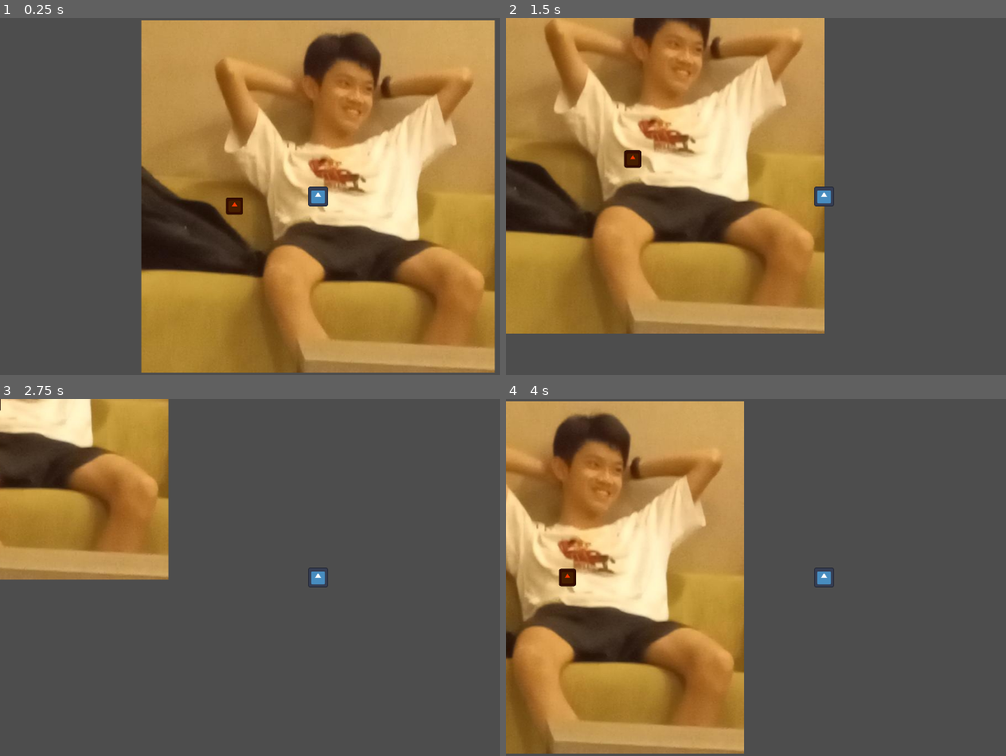
Above: before the commit, frames 1-4 (two rows, left to right).
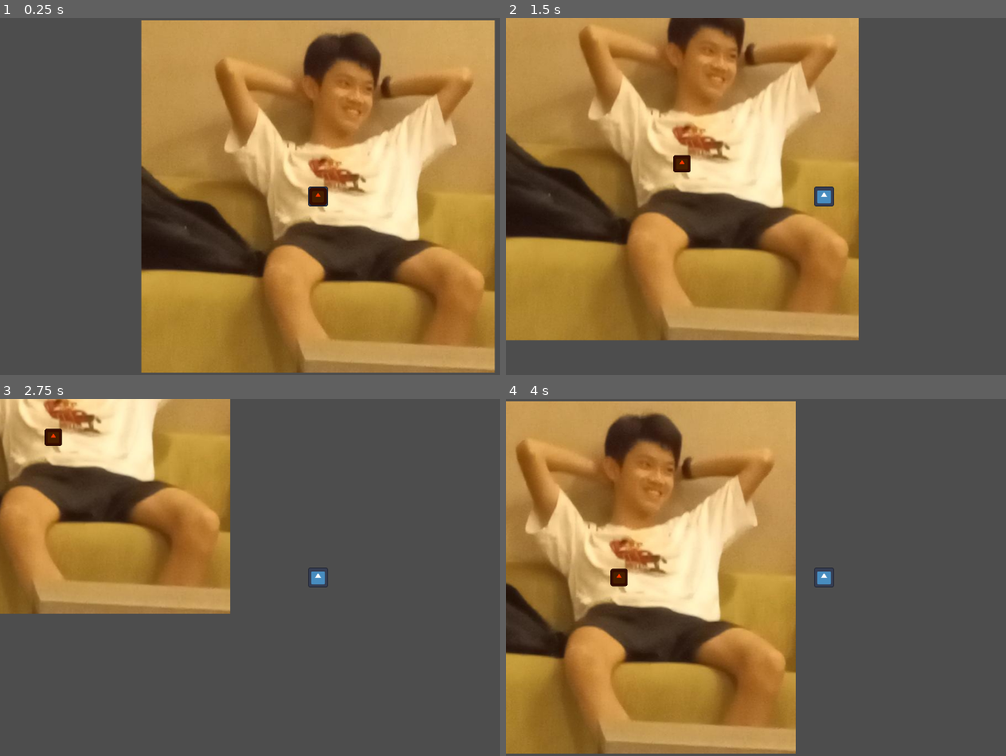
Above: after the commit, the same moments.

Repository: Darr3n2GG/guns
Game: Godot game, scene res://Worlds/movement_test.tscn
Two runs of this game, one before a commit and one after it. Both use one fixed random seed, a clock stepped at 60 frames per second and the inputs below. The project has no main scene, so this scene is started directly. The engine's default icon, where the game draws it, is replaced by a stand-in: a white triangle on a blue panel in a dark square.
Inputs:
- Up to frame 1 (0.25 s): no input
- Up to frame 2 (1.5 s): hold D (move_right) 0.53-1.28 s; hold S (move_down) from 1.28 s (still down)
- Up to frame 3 (2.75 s): release S (move_down) at 2.03 s; hold D (move_right) from 2.03 s (still down)
- Up to frame 4 (4 s): release D (move_right) at 2.78 s; hold W (move_up) 2.78-3.53 s; hold A (move_left) from 3.53 s (still down)

The runs differ from the first frame. In frame 1, 0.3% of the frame differs, in the area x 45-66%, y 47-56%; in frame 2, 36%; in frame 3, 25%; in frame 4, 41%, in the area x 0-58%, y 0-100%.
Error in both runs: Invalid access to property or key 'global_position' on a base object of type 'null instance'. (res://Resources/Global.gd:6)

Commit message:
tweaked components and other stuff

Diff:
--- a/Characters/Enemy/Enemy.gd
+++ b/Characters/Enemy/Enemy.gd
@@ -1,6 +1,10 @@
 extends Sprite2D
 
-@export var SPEED = 100
+@export var speed = 100
+var direction = Vector2.ZERO
 
 func _physics_process(delta: float) -> void:
-	global_position = global_position.move_toward(Global.player_pos , delta * SPEED)
+
+	global_position = global_position.move_toward(Global.player_pos , delta * speed)
+
+	direction = global_position.move_toward(Global.player_pos , delta)
--- a/Characters/Enemy/enemy.tscn
+++ b/Characters/Enemy/enemy.tscn
@@ -1,20 +1,33 @@
-[gd_scene load_steps=4 format=3 uid="uid://coh8mkkhugwh5"]
+[gd_scene load_steps=8 format=3 uid="uid://coh8mkkhugwh5"]
 
 [ext_resource type="Texture2D" uid="uid://borr41by1trmb" path="res://icon.svg" id="1_ip7t2"]
 [ext_resource type="Script" path="res://Characters/Enemy/Enemy.gd" id="2_skerx"]
+[ext_resource type="PackedScene" uid="uid://bpdrkkdpu1hoc" path="res://Resources/Component/health_component.tscn" id="3_286cl"]
+[ext_resource type="PackedScene" uid="uid://dc560d02gq12i" path="res://Resources/Component/hitbox_component.tscn" id="4_eqe5m"]
+[ext_resource type="PackedScene" uid="uid://c8f6t6wa8tuwh" path="res://Resources/Component/Hurtbox_Component.tscn" id="5_g062m"]
 
-[sub_resource type="RectangleShape2D" id="RectangleShape2D_lb8fa"]
-size = Vector2(128, 129)
+[sub_resource type="RectangleShape2D" id="RectangleShape2D_qu5u3"]
+size = Vector2(127.8, 127.8)
+
+[sub_resource type="RectangleShape2D" id="RectangleShape2D_hd1da"]
+size = Vector2(127.8, 127.8)
 
 [node name="Enemy" type="Sprite2D"]
 modulate = Color(1, 0.223529, 0, 1)
-position = Vector2(-176, 20)
 scale = Vector2(0.24363, 0.24363)
 texture = ExtResource("1_ip7t2")
 script = ExtResource("2_skerx")
 
-[node name="Area2D" type="Area2D" parent="."]
+[node name="HealthComponent" parent="." instance=ExtResource("3_286cl")]
 
-[node name="CollisionShape2D" type="CollisionShape2D" parent="Area2D"]
-position = Vector2(0, -0.5)
-shape = SubResource("RectangleShape2D_lb8fa")
+[node name="HitboxComponent" parent="." node_paths=PackedStringArray("hc") instance=ExtResource("4_eqe5m")]
+hc = NodePath("../HealthComponent")
+
+[node name="CollisionShape2D" type="CollisionShape2D" parent="HitboxComponent"]
+shape = SubResource("RectangleShape2D_qu5u3")
+
+[node name="Hurtbox_Component" parent="." instance=ExtResource("5_g062m")]
+knockback_multiplier = 100.0
+
+[node name="CollisionShape2D" type="CollisionShape2D" parent="Hurtbox_Component"]
+shape = SubResource("RectangleShape2D_hd1da")
--- a/Characters/Player/Player.gd
+++ b/Characters/Player/Player.gd
@@ -4,6 +4,8 @@
 @export var max_speed = 400.0
 @export var acceleration = 10000.0
 @export var friction = 800.0
+@export var knockback_resistance = 1.0
+var knockback = Vector2.ZERO
 var projectile : PackedScene = preload("res://Characters/Player/Water Droplet/water_droplet.tscn")
 
 
@@ -22,6 +24,9 @@
 		velocity += input * acceleration * delta
 		velocity = velocity.limit_length(max_speed)
 
+	knockback = knockback.move_toward(Vector2.ZERO, knockback_resistance)
+	velocity += knockback * delta
+
 	var shoot_input = get_input("shoot_left", "shoot_right", "shoot_up", "shoot_down")
 	if $Timer.is_stopped() and shoot_input != Vector2.ZERO:
 		shoot(shoot_input)
--- a/Characters/Player/Water Droplet/WaterDroplet.gd
+++ b/Characters/Player/Water Droplet/WaterDroplet.gd
@@ -1,6 +1,6 @@
 extends Sprite2D
 
-@export var speed = 500.0
+var speed = 550.0
 var direction : Vector2
 
 
@@ -8,6 +8,8 @@
 	if $Timer.is_stopped() == false:
 		global_position += speed * direction * delta
 		rotation = direction.angle()
+	if $Hurtbox_Component.area_entered:
+		queue_free()
 
 func _on_timer_timeout() -> void:
 	queue_free()
--- a/Characters/Player/Water Droplet/water_droplet.tscn
+++ b/Characters/Player/Water Droplet/water_droplet.tscn
@@ -1,7 +1,8 @@
-[gd_scene load_steps=4 format=3 uid="uid://bq64s2q1q0q3d"]
+[gd_scene load_steps=5 format=3 uid="uid://bq64s2q1q0q3d"]
 
 [ext_resource type="Texture2D" uid="uid://b6fonu25c3the" path="res://Characters/Player/Water Droplet/water droplet.png" id="1_k8226"]
 [ext_resource type="Script" path="res://Characters/Player/Water Droplet/WaterDroplet.gd" id="2_q1tli"]
+[ext_resource type="PackedScene" uid="uid://c8f6t6wa8tuwh" path="res://Resources/Component/Hurtbox_Component.tscn" id="3_qe886"]
 
 [sub_resource type="CircleShape2D" id="CircleShape2D_mjboh"]
 
@@ -11,16 +12,16 @@
 region_enabled = true
 region_rect = Rect2(113, 114, 21, 22)
 script = ExtResource("2_q1tli")
-speed = 800.0
-
-[node name="Area2D" type="Area2D" parent="."]
-
-[node name="CollisionShape2D" type="CollisionShape2D" parent="Area2D"]
-shape = SubResource("CircleShape2D_mjboh")
 
 [node name="Timer" type="Timer" parent="."]
-wait_time = 0.5
+wait_time = 0.45
 one_shot = true
 autostart = true
 
+[node name="Hurtbox_Component" parent="." instance=ExtResource("3_qe886")]
+knockback_multiplier = 100.0
+
+[node name="CollisionShape2D" type="CollisionShape2D" parent="Hurtbox_Component"]
+shape = SubResource("CircleShape2D_mjboh")
+
 [connection signal="timeout" from="Timer" to="." method="_on_timer_timeout"]
--- a/Characters/Player/player.tscn
+++ b/Characters/Player/player.tscn
@@ -1,13 +1,19 @@
-[gd_scene load_steps=4 format=3 uid="uid://bime8252x4wu2"]
+[gd_scene load_steps=7 format=3 uid="uid://bime8252x4wu2"]
 
 [ext_resource type="Script" path="res://Characters/Player/Player.gd" id="1_u3o48"]
 [ext_resource type="Texture2D" uid="uid://borr41by1trmb" path="res://icon.svg" id="2_kuxjn"]
+[ext_resource type="PackedScene" uid="uid://bpdrkkdpu1hoc" path="res://Resources/Component/health_component.tscn" id="3_eh54q"]
+[ext_resource type="PackedScene" uid="uid://dc560d02gq12i" path="res://Resources/Component/hitbox_component.tscn" id="4_wqrih"]
 
 [sub_resource type="RectangleShape2D" id="RectangleShape2D_1ikko"]
+
+[sub_resource type="RectangleShape2D" id="RectangleShape2D_qmr0m"]
 
 [node name="Player" type="CharacterBody2D"]
 scale = Vector2(1.81021, 1.81021)
 script = ExtResource("1_u3o48")
+max_speed = 325.0
+friction = 1000.0
 
 [node name="CollisionShape2D" type="CollisionShape2D" parent="."]
 shape = SubResource("RectangleShape2D_1ikko")
@@ -20,5 +26,13 @@
 [node name="Camera2D" type="Camera2D" parent="."]
 
 [node name="Timer" type="Timer" parent="."]
-wait_time = 0.25
+wait_time = 0.5
 one_shot = true
+
+[node name="HealthComponent" parent="." instance=ExtResource("3_eh54q")]
+
+[node name="HitboxComponent" parent="." instance=ExtResource("4_wqrih")]
+show_behind_parent = true
+
+[node name="CollisionShape2D" type="CollisionShape2D" parent="HitboxComponent"]
+shape = SubResource("RectangleShape2D_qmr0m")
--- a/Resources/Component/Health Component.gd
+++ b/Resources/Component/Health Component.gd
@@ -11,19 +11,11 @@
 func Set_Health():
 	health = MaxHealth
 
-func damage(attack : Attack, creature : Object) -> void:
-	var parent = get_parent()
-	if parent.get_groups() == ["enemy"]:
-		print("enemy spotted")
+func damage(attack : Attack) -> void:
 
 	health -= attack.Attack_Damage
 
-	#if parent is player:
-		#parent.knockback += attack.knockback
-	#elif parent is Barrel or parent is BarrelE:
-		#parent.apply_central_impulse(attack.knockback * 100) #knockback func
-	#elif parent.get_groups() == ["enemy"]:
-		#parent.velocity += attack.knockback
+	get_parent().knockback = attack.Attack_Knockback
 
 	if health <= 0:
 		get_parent().die()
--- a/Resources/Component/HitboxComponent.gd
+++ b/Resources/Component/HitboxComponent.gd
@@ -3,6 +3,6 @@
 
 @export var hc : Health
 
-func damage(attack : Attack, creature : Object) -> void:
+func damage(attack : Attack) -> void:
 	if hc:
-		hc.damage(attack, creature)
+		hc.damage(attack)
--- a/Resources/Component/Hurtbox_Component.gd
+++ b/Resources/Component/Hurtbox_Component.gd
@@ -2,44 +2,15 @@
 class_name Hurtbox
 
 @export var damage : float = 1.0
-@export var knockback_x : float = 0.0
-@export var knockback_y : float = 0.0
-@export var hurtbox_cooldown : float = 1.0
-@export var oneshot : bool = false
-var hitbox : Hitbox
-
-func _ready() -> void:
-	$Hurtbox_Timer.wait_time = hurtbox_cooldown
+@export var knockback_multiplier : float = 1.0
 
 func _on_area_entered(area: Area2D) -> void:
-#	print("entered")
 	if area is Hitbox:
-		hitbox = area
-		damage_area()
-		if not oneshot:
-			$Hurtbox_Timer.start()
-#
-func damage_area() -> void:
-#		print("passed attack values")
+		damage_area(area)
+
+func damage_area(hitbox : Hitbox) -> void:
 	var attack_instance = Attack.new()
 	attack_instance.Attack_Damage = damage
-
-	var knockback = Vector2(knockback_x, 0)
-	if get_parent().get_class() != "AnimatableBody2D":
-
-		attack_instance.knockback = knockback * Get_Direction()
-
-	hitbox.damage(attack_instance, get_parent())
-
-func _on_area_exited(_area: Area2D) -> void:
-	$Hurtbox_Timer.stop()
-
-func Get_Direction(): ##direction for vector or int
-	if get_parent().get("direction") == null:
-		return 1
-	else:
-		var direction = get_parent().direction
-		return direction
-
-func _on_hurtbox_timer_timeout() -> void:
-	damage_area()
+	var knockback = get_parent().direction * knockback_multiplier
+	attack_instance.Attack_Knockback = knockback
+	hitbox.damage(attack_instance)
--- a/Resources/Component/Hurtbox_Component.tscn
+++ b/Resources/Component/Hurtbox_Component.tscn
@@ -5,8 +5,4 @@
 [node name="Hurtbox_Component" type="Area2D"]
 script = ExtResource("1_u1hcr")
 
-[node name="Hurtbox_Timer" type="Timer" parent="."]
-
 [connection signal="area_entered" from="." to="." method="_on_area_entered"]
-[connection signal="area_exited" from="." to="." method="_on_area_exited"]
-[connection signal="timeout" from="Hurtbox_Timer" to="." method="_on_hurtbox_timer_timeout"]
Renamed: Resources/Attack.gd -> Resources/Component/Attack.gd
